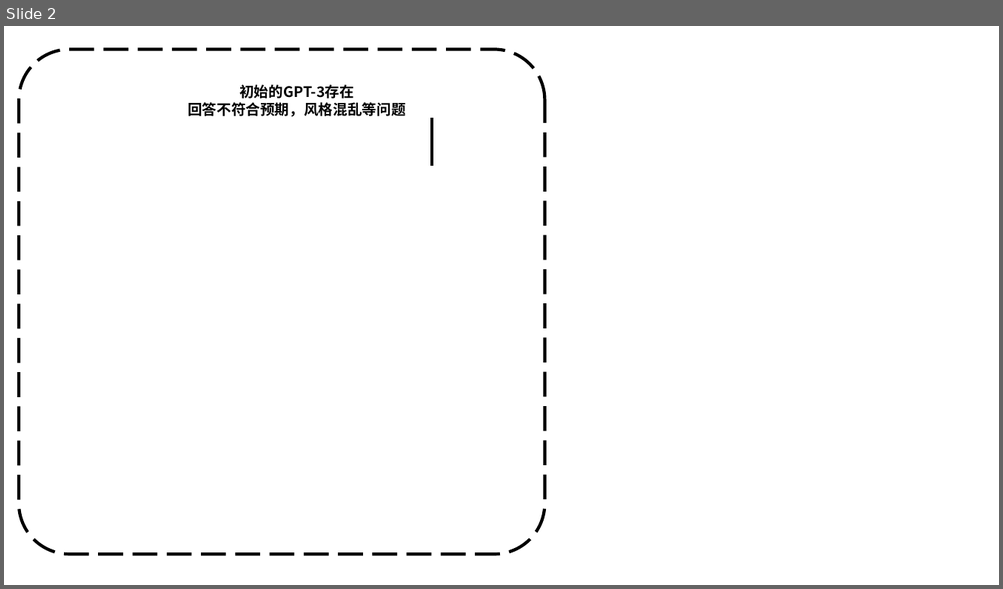
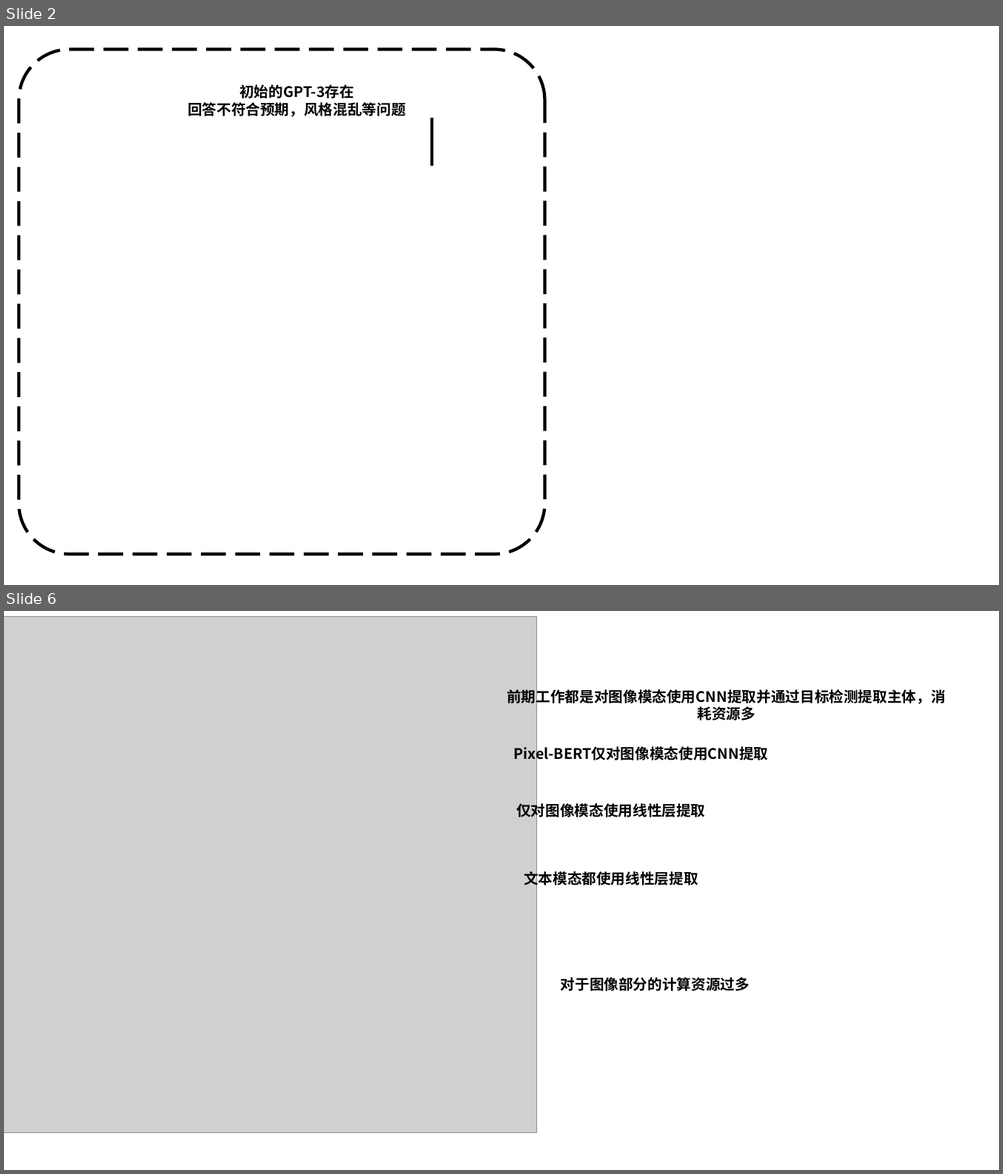
Before and after one commit to Elephant-King9/Paper, a slide deck: Base_Model/VLM+VLLM/论文插图.pptx. Shown one above the other, each under a label of ours: slide 2 before the commit, slides 2 and 6 after it; the slides between them are not shown. The pictures are 1003x589 and 1003x1174 pixels, drawn with LibreOffice and Linux fonts; fonts in the diff are those of the drawing; grey boxes stand for pictures. Boxes give left, top, right and bottom in pixels: in the first picture for what was removed or moved away, otherwise in the second. Text is boxed around its words. In the diff, an @@ line names an element or a change of style, - is before the commit and + after.

```diff
--- a/Base_Model/VLM+VLLM/论文插图.pptx
+++ b/Base_Model/VLM+VLLM/论文插图.pptx
@@ slide 6 added at <box>4,611,999,1170</box>, background #FFFFFF @@
@@ picture added at <box>4,617,537,1133</box> @@
@@ text added at <box>506,686,945,721</box>, 14 pt, text #000000, bold @@
+前期工作都是对图像模态使用CNN提取并通过目标检测提取主体，消耗资源多
@@ text added at <box>513,744,768,763</box>, 14 pt, text #000000, bold @@
+Pixel-BERT仅对图像模态使用CNN提取
@@ text added at <box>516,801,705,820</box>, 14 pt, text #000000, bold @@
+仅对图像模态使用线性层提取
@@ text added at <box>523,869,698,889</box>, 14 pt, text #000000, bold @@
+文本模态都使用线性层提取
@@ text added at <box>560,977,749,991</box>, 14 pt, text #000000, bold @@
+对于图像部分的计算资源过多
```
Also in this commit, not shown: 1 slide changed, 2 other slides added, 6 other files.
